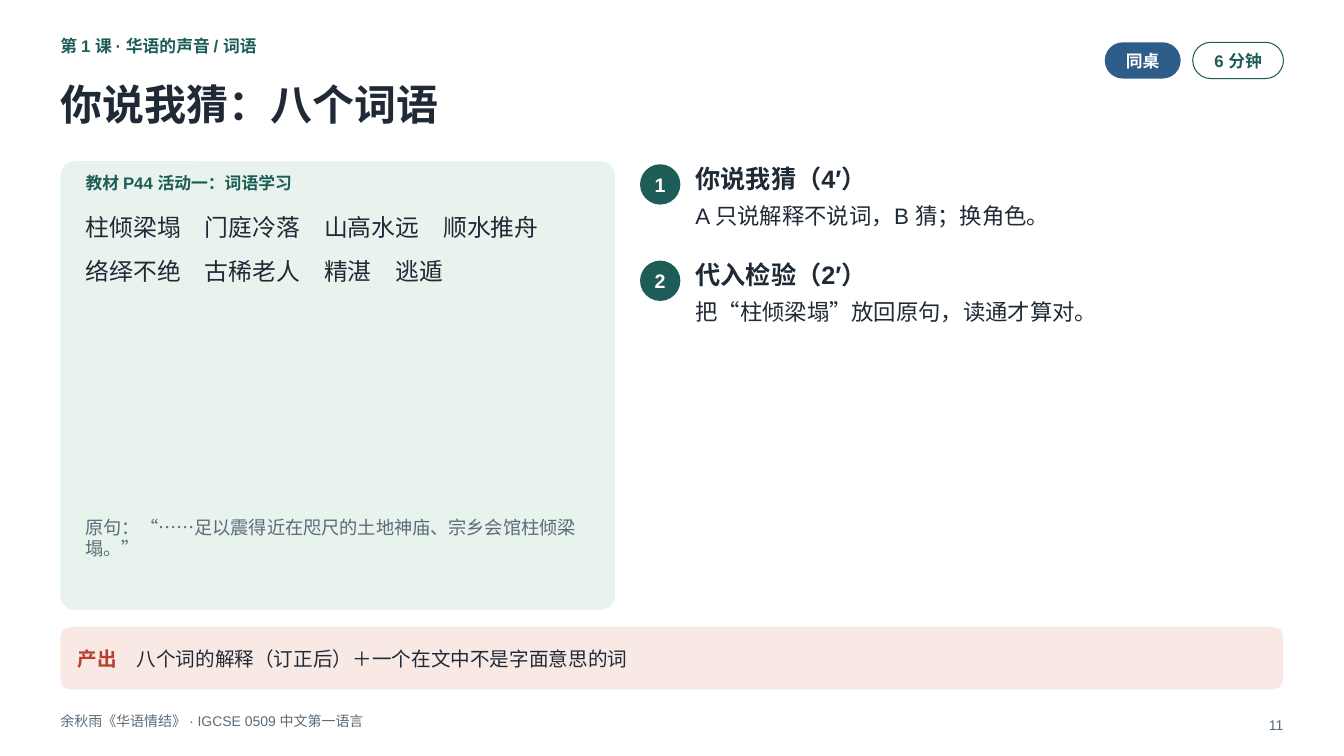
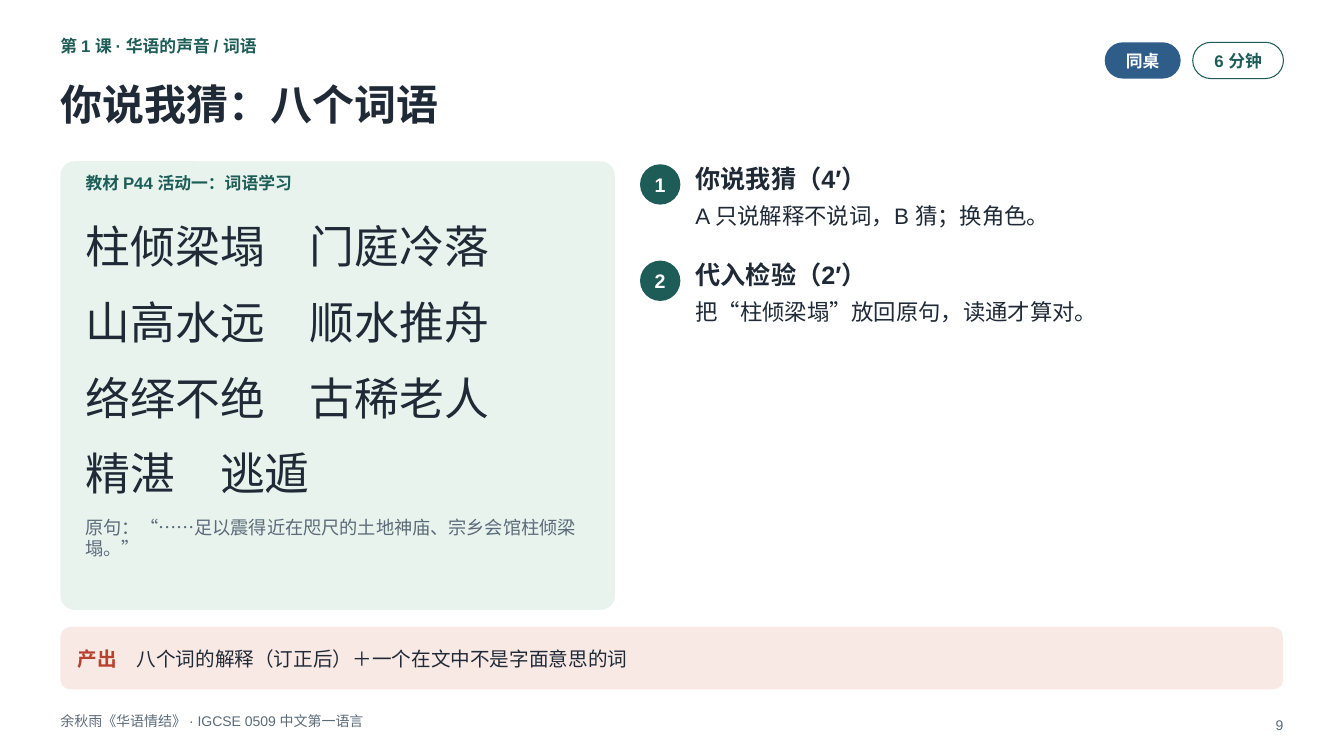
Before and after one commit to darcyduan2026/igcse-0509, a slide deck: slide 9 of 0509_LTP-Lesson-slides/1.5_散文《华语情结》余秋雨/0509_1.5_余秋雨《华语情结》_四课时_课堂课件_v3.0.pptx (slide 11 before the commit). Drawn at 1344x756 pixels with LibreOffice and Linux fonts; fonts in the diff are those of the drawing. Boxes give left, top, right and bottom in pixels: in the first picture for what was removed or moved away, otherwise in the second. Text is boxed around its words. In the diff, an @@ line names an element or a change of style, - is before the commit and + after.

```diff
--- a/0509_LTP-Lesson-slides/1.5_散文《华语情结》余秋雨/0509_1.5_余秋雨《华语情结》_四课时_课堂课件_v3.0.pptx
+++ b/0509_LTP-Lesson-slides/1.5_散文《华语情结》余秋雨/0509_1.5_余秋雨《华语情结》_四课时_课堂课件_v3.0.pptx
@@ text at bbox=[86, 225, 489, 494]: text changed; size 17 to 32 pt @@
-柱倾梁塌 门庭冷落 山高水远 顺水推舟
-络绎不绝 古稀老人 精湛 逃遁
+柱倾梁塌 门庭冷落
+山高水远 顺水推舟
+络绎不绝 古稀老人
+精湛 逃遁
@@ page number at bbox=[1276, 720, 1284, 730]: text changed @@
-11
+9
```
Also in this commit, not shown: 5 other files.
